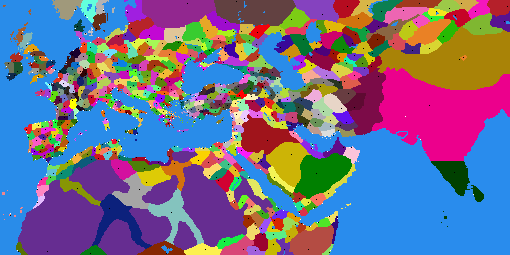
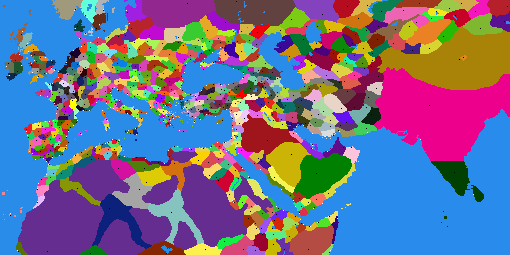
Comparing the layer stacks of the two 510x255 images. Changes:
painted on "map_regions" over [347, 73, 408, 137]
showed "map_features", painted on it over [347, 73, 408, 137]
